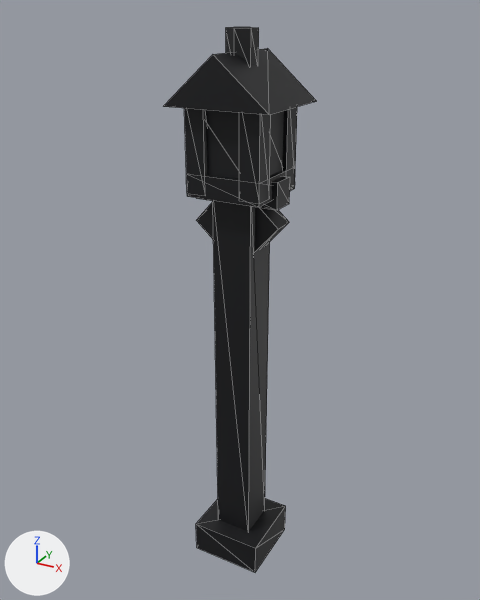
The glTF model assets/models/lamp_post.glb: old version first, new version second.
Camera for both pictures: a 50 mm camera at (1.98, -3.63, 3.9) aimed at (-0.04, 0.06, 2.06). The lights are fixed; the arrows at lower left show +X, +Y and +Z. The first picture is the older version. Mesh edges are drawn as thin lines. Vertices at exactly the same position are counted once.

Script lines for the objects in view, before the commit:
```python
me_prop = bpy.data.meshes.new('prop')
me_prop.from_pydata(...)  # 196 vertices, 296 faces; spans x -0.35..0.35, y -0.33..0.33, z 0.0..3.79
me_prop.materials.append(mat_defaultmaterial)
ob_prop = bpy.data.objects.new('prop', me_prop)
ob_prop.location = (0.0, 0.0, 0.0)
```
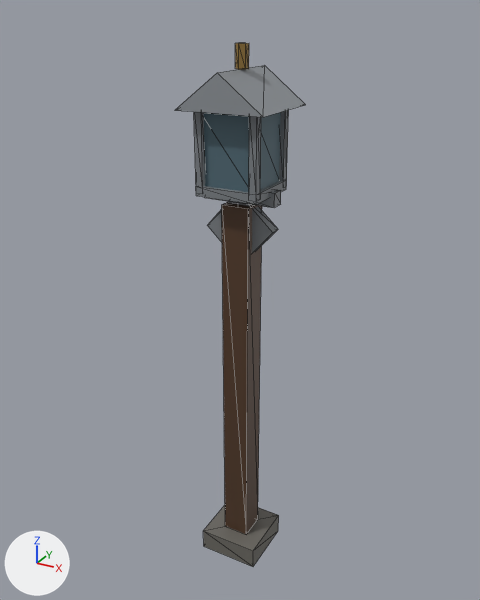
Where the change shows, as pixel boxes (x1, y1, x2, y2) in the pictures (480 x 600 px; the box of a moved part takes in the faces that stretch with it):
'prop', reshaped (14% narrower): before (164, 27, 316, 572); after (175, 43, 306, 567)
part 1 of me_prop, moved or reshaped (not visible before): after (203, 505, 279, 567)
part 2 of me_prop, moved or reshaped (not visible before): after (222, 201, 262, 535)
part 3 of me_prop, moved or reshaped (not visible before): after (205, 189, 281, 208)
part 4 of me_prop, moved or reshaped (not visible before): after (207, 201, 278, 253)
part 5 of me_prop, moved or reshaped (not visible before): after (204, 112, 281, 192)
part 6 of me_prop, added: after (194, 112, 205, 187)
part 7 of me_prop, added: after (249, 116, 261, 195)
part 8 of me_prop, added: after (279, 110, 289, 181)
part 9 of me_prop, moved or reshaped (not visible before): after (175, 65, 306, 117)
part 10 of me_prop, moved or reshaped (not visible before): after (235, 43, 249, 69)
part 11 of me_prop, deleted: before (164, 27, 316, 572)
part 12 of me_prop, cut back: before (186, 167, 295, 531); after (196, 180, 287, 204)

The change in detail:
me_prop is used by ob_prop; location (0.0, 0.0, 0.0).
me_prop had 196 vertices, 296 faces and spanned x -0.35..0.35, y -0.33..0.33, z 0.0..3.79.
me_prop now has 98 vertices, 148 faces and spans x -0.29..0.29, y -0.29..0.29, z 0.0..3.71.
me_prop part 1: the loose piece of 8 vertices spanning x -0.22..0.22, y -0.22..0.22, z 0.04..0.2 is moved by (0.0, 0.0, -0.04).
me_prop part 2: the loose piece of 8 vertices spanning x -0.09..0.09, y -0.09..0.09, z 0.2..2.8 is moved by (0.0, 0.0, -0.04).
me_prop part 3: the loose piece of 8 vertices spanning x -0.25..0.25, y -0.05..0.05, z 2.82..2.91 is moved by (0.0, 0.0, -0.04).
me_prop part 4: the loose piece of 8 vertices spanning x -0.24..0.24, y -0.04..0.04, z 2.4..2.88 is moved by (0.0, 0.0, -0.04).
me_prop part 5: the loose piece of 8 vertices spanning x -0.18..0.18, y -0.18..0.18, z 2.91..3.37 is moved by (0.0, 0.0, -0.04).
me_prop part 6: a new loose piece, a box spanning x -0.21..-0.16, y -0.21..-0.16, z 2.85..3.35, in mat_defaultmaterial.
me_prop part 7: a new loose piece, a box spanning x 0.16..0.21, y -0.21..-0.16, z 2.85..3.35, in mat_defaultmaterial.
me_prop part 8: a new loose piece, a box spanning x 0.16..0.21, y 0.16..0.21, z 2.85..3.35, in mat_defaultmaterial.
me_prop part 9: the loose piece of 6 vertices spanning x -0.29..0.29, y -0.29..0.29, z 3.39..3.61 is moved by (0.0, 0.0, -0.04).
me_prop part 10: the loose piece of 12 vertices spanning x -0.03..0.03, y -0.04..0.04, z 3.61..3.75 is moved by (0.0, 0.0, -0.04).
me_prop part 11: 11 loose pieces with 90 vertices, spanning x -0.35..0.35, y -0.33..0.33, z 0.0..3.79, are deleted.
Part 12, on me_prop:
44 vertices are removed from x -0.25..0.25, y -0.25..0.25, z 0.16..3.39.
72 faces are deleted.
4 vertices are added at (-0.21, -0.21, 2.83), (-0.21, 0.21, 2.83), (0.21, -0.21, 2.83), (0.21, 0.21, 2.83).
12 new faces join them.
Other edits to the shape of me_prop do not show in these pictures.
